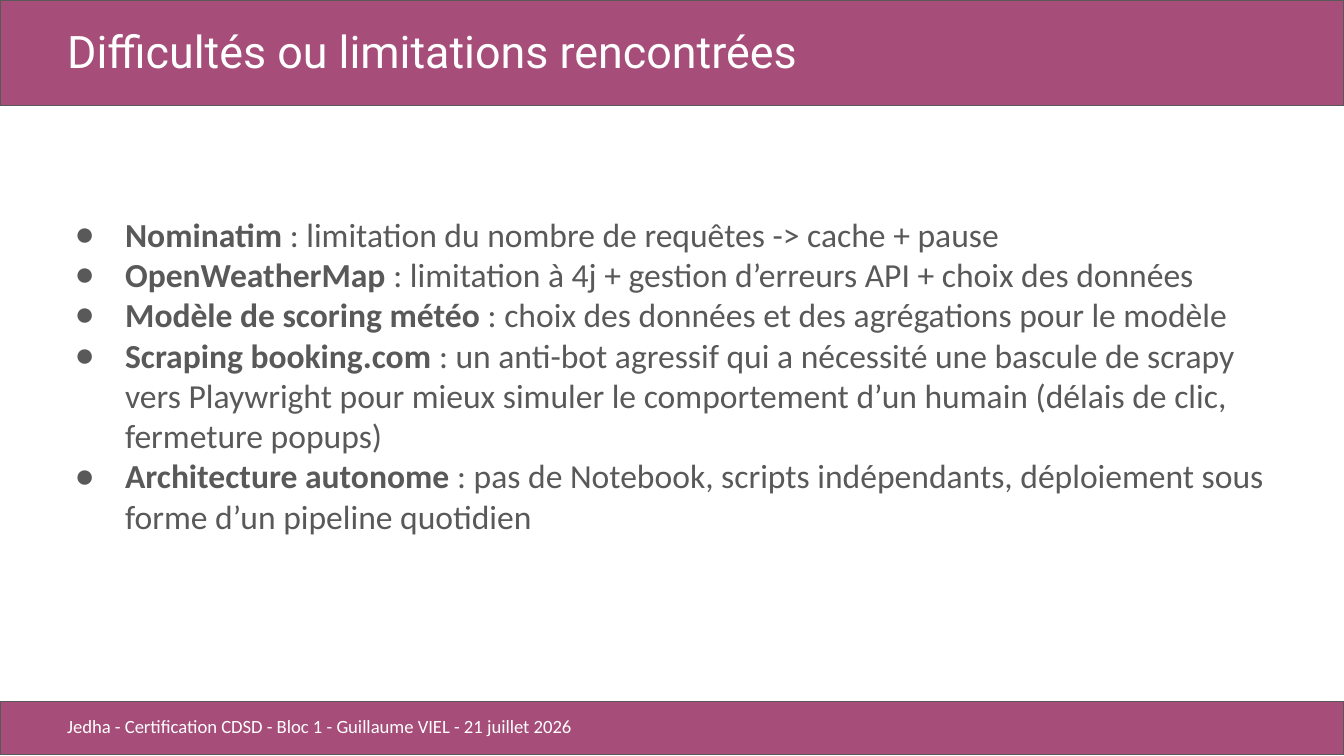
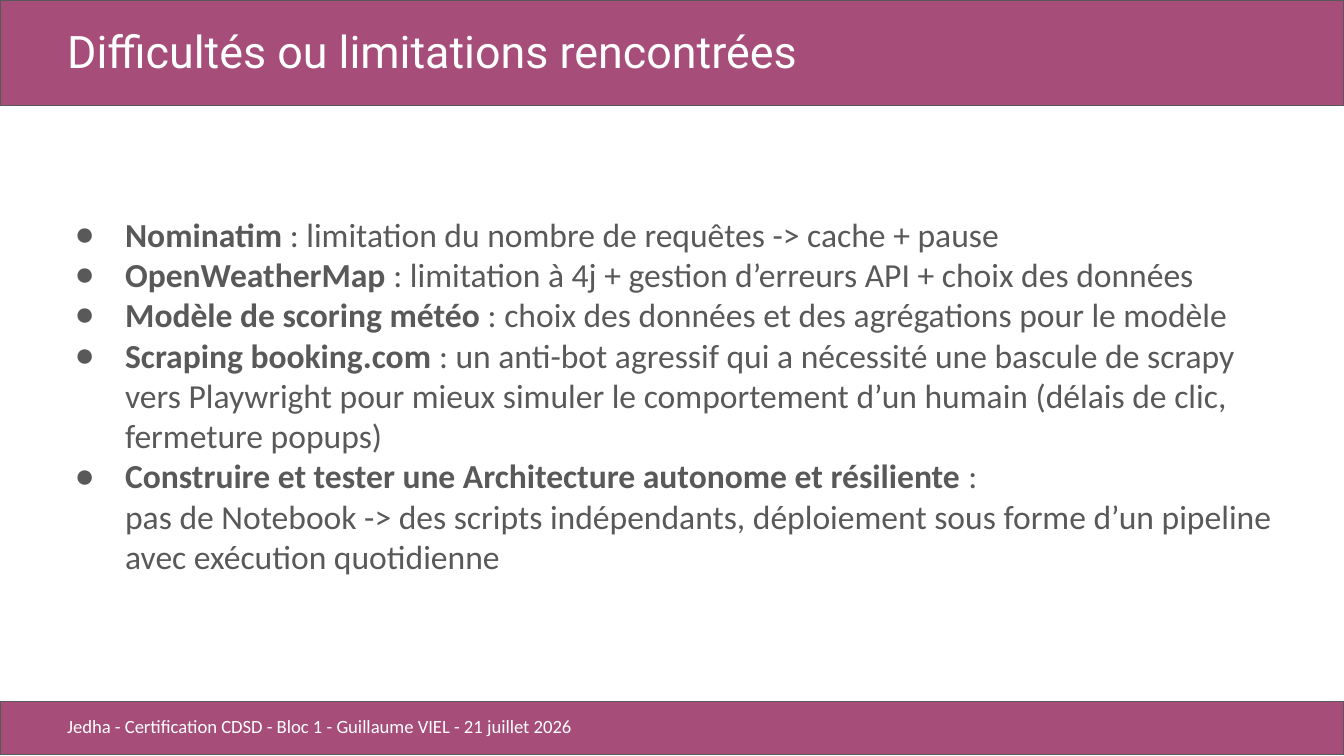
Before and after one commit to gviel/jedha-project-02-kayak, a slide deck: slide 15 of docs/presentation/CDSD_bloc1_kayak_GV.pptx. Drawn at 1344x756 pixels with LibreOffice and Linux fonts; fonts in the diff are those of the drawing. Boxes give left, top, right and bottom in pixels: in the first picture for what was removed or moved away, otherwise in the second. Text is boxed around its words. In the diff, an @@ line names an element or a change of style, - is before the commit and + after.

```diff
--- a/docs/presentation/CDSD_bloc1_kayak_GV.pptx
+++ b/docs/presentation/CDSD_bloc1_kayak_GV.pptx
@@ text at (x1=125, y1=464, x2=1271, y2=575): text changed @@
-● Architecture autonome : pas de Notebook, scripts indépendants, déploiement sous forme d’un pipeline quotidien
+● Construire et tester une Architecture autonome et résiliente :
+  pas de Notebook -> des scripts indépendants, déploiement sous forme d’un pipeline avec exécution quotidienne
```
Also in this commit, not shown: 2 other files.
